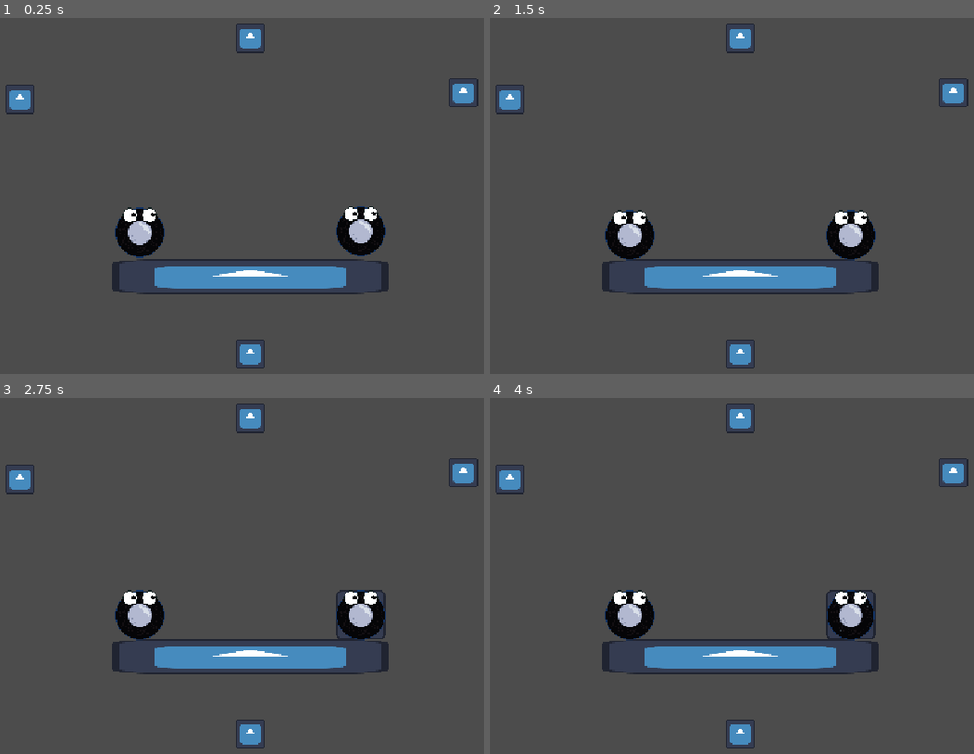
Above: before the commit, frames 1-4 (two rows, left to right).
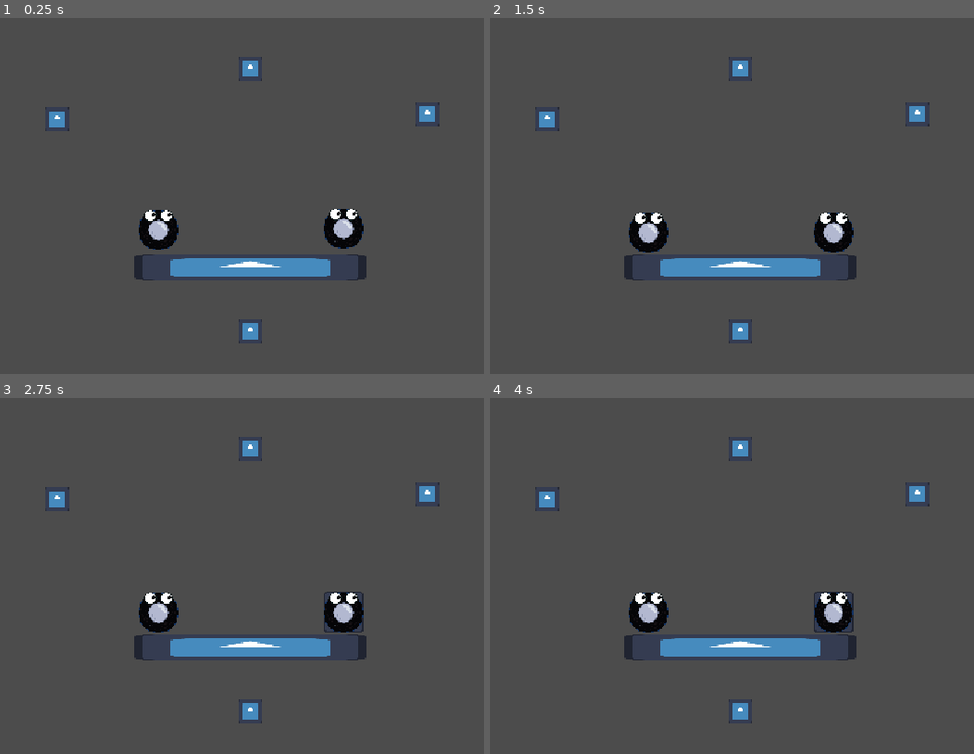
Above: after the commit, the same moments.

Repository: WellHiIGuess/Fight-Game
Game: Godot game, scene res://test.tscn
Same seed, same stepped clock (60 frames per second), same inputs: the game is played once before the commit and once after it. The engine's default icon, where the game draws it, is replaced by a stand-in: a white triangle on a blue panel in a dark square.
Inputs:
- Up to frame 1 (0.25 s): no input
- Up to frame 2 (1.5 s): tap Enter at 1.25 s
- Up to frame 3 (2.75 s): tap Space at 2 s
- Up to frame 4 (4 s): tap Enter at 2.75 s; tap Space at 3.5 s

The runs differ from the first frame. In frame 1, 7.7% of the frame differs, in the area x 1-99%, y 1-99%; in frame 2, 7.6%; in frame 3, 7.8%; in frame 4, 7.8%.

Commit message:
Made it more zoomed out again

Diff:
--- a/test.tscn
+++ b/test.tscn
@@ -31,7 +31,7 @@
 
 [node name="Camera2D" type="Camera2D" parent="." node_paths=PackedStringArray("rect")]
 texture_filter = 1
-zoom = Vector2(0.6, 0.6)
+zoom = Vector2(0.5, 0.5)
 script = ExtResource("1_g14j6")
 rect = NodePath("CanvasLayer/ColorRect")
 
@@ -110,7 +110,7 @@
 texture = ExtResource("1_15a8f")
 
 [node name="Platform2" type="Node2D" parent="."]
-position = Vector2(988, 0)
+position = Vector2(1186, 0)
 rotation = 1.5708
 scale = Vector2(1.89, 1.89)
 
@@ -123,7 +123,7 @@
 shape = SubResource("RectangleShape2D_05snw")
 
 [node name="Platform3" type="Node2D" parent="."]
-position = Vector2(-991, 2.85672e-12)
+position = Vector2(-1184, 2.29974e-10)
 rotation = 1.5708
 scale = Vector2(1.89, 1.89)
 
@@ -136,7 +136,7 @@
 shape = SubResource("RectangleShape2D_05snw")
 
 [node name="Platform4" type="Node2D" parent="."]
-position = Vector2(2, -570)
+position = Vector2(2, -680)
 scale = Vector2(3.38, 1.89)
 
 [node name="StaticBody2D" type="StaticBody2D" parent="Platform4"]
@@ -196,7 +196,7 @@
 texture = ExtResource("1_15a8f")
 
 [node name="RespawnArea" type="Area2D" parent="."]
-position = Vector2(0, 591)
+position = Vector2(0, 674)
 script = ExtResource("4_vkchw")
 
 [node name="CollisionShape2D" type="CollisionShape2D" parent="RespawnArea"]
